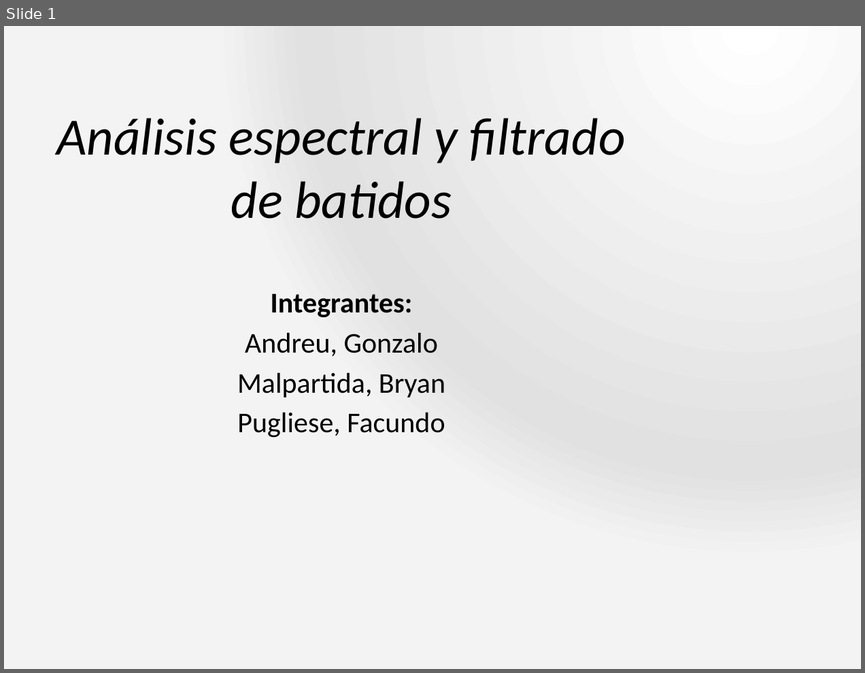
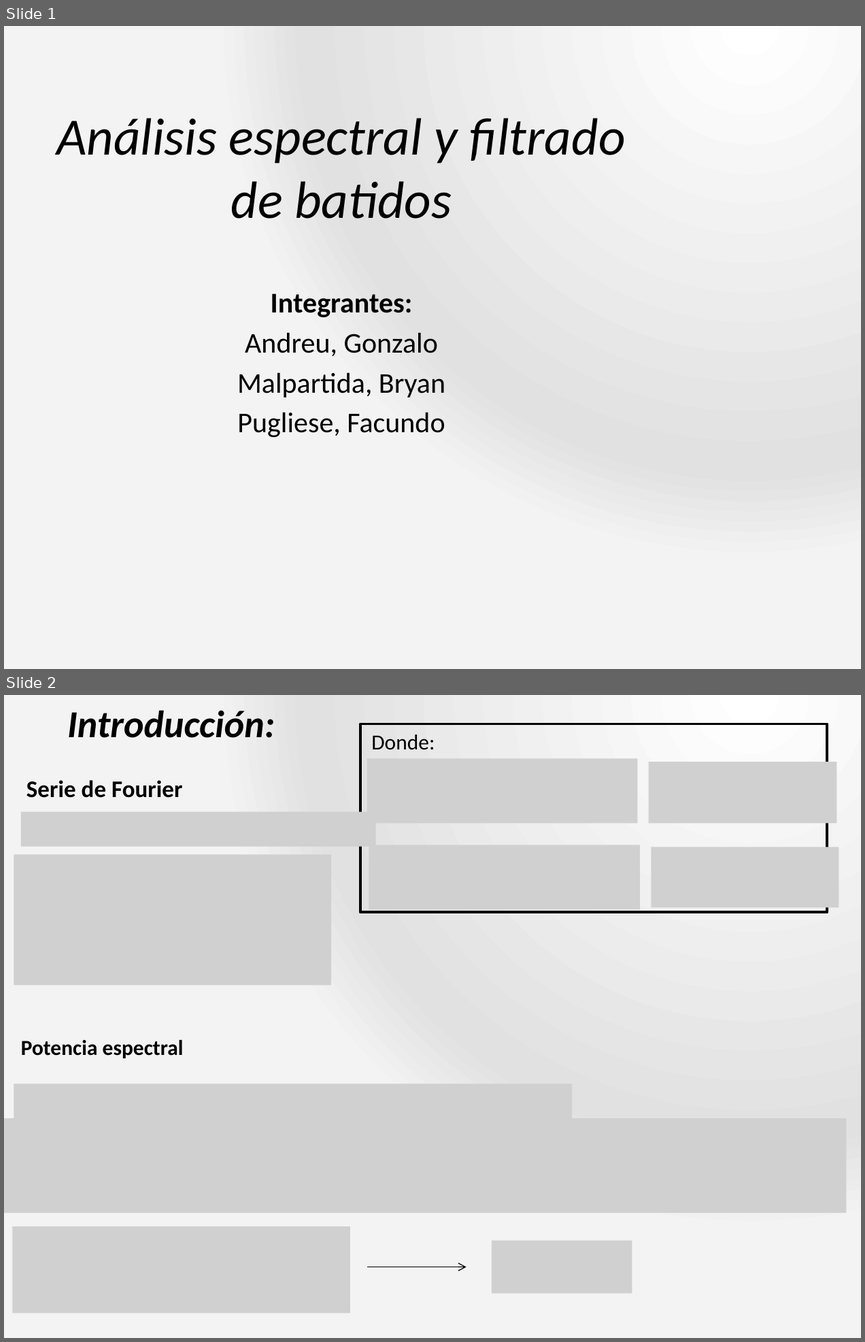
Before and after one commit to pugliese/Labo-3, a slide deck: Practica-Especial-Presentacion.pptx. Shown one above the other, each under a label of ours: slide 1 before the commit, slides 1 and 2 after it. The pictures are 865x673 and 865x1342 pixels, drawn with LibreOffice and Linux fonts; fonts in the diff are those of the drawing; grey boxes stand for pictures; background and template pictures are left out. Boxes give left, top, right and bottom in pixels: in the first picture for what was removed or moved away, otherwise in the second. Text is boxed around its words. In the diff, an @@ line names an element or a change of style, - is before the commit and + after.

```diff
--- a/Practica-Especial-Presentacion.pptx
+++ b/Practica-Especial-Presentacion.pptx
@@ slide 2 added at (4, 695, 861, 1338), background gradient #FFFFFF to #E1E1E1 to #F4F4F4 @@
@@ text added at (67, 710, 275, 738), 32 pt, text #000000, bold, italic @@
+Introducción:
@@ group added at (360, 724, 838, 913): 4 pictures, 1 rectangle, 1 text @@
+Donde:
@@ text added at (26, 780, 182, 798), 20 pt, text #000000, bold @@
+Serie de Fourier
@@ picture added at (21, 811, 376, 846) @@
@@ picture added at (14, 854, 331, 985) @@
@@ text added at (21, 1040, 184, 1058), 18 pt, text #000000, bold @@
+Potencia espectral
@@ picture added at (14, 1083, 571, 1117) @@
@@ picture added at (4, 1118, 847, 1212) @@
@@ picture added at (13, 1226, 350, 1312) @@
@@ picture added at (492, 1240, 632, 1293) @@
@@ arrow added from (367, 1266) to (466, 1266), #000000 0.75 pt @@
```
Also in this commit, not shown: 2 slides changed.
